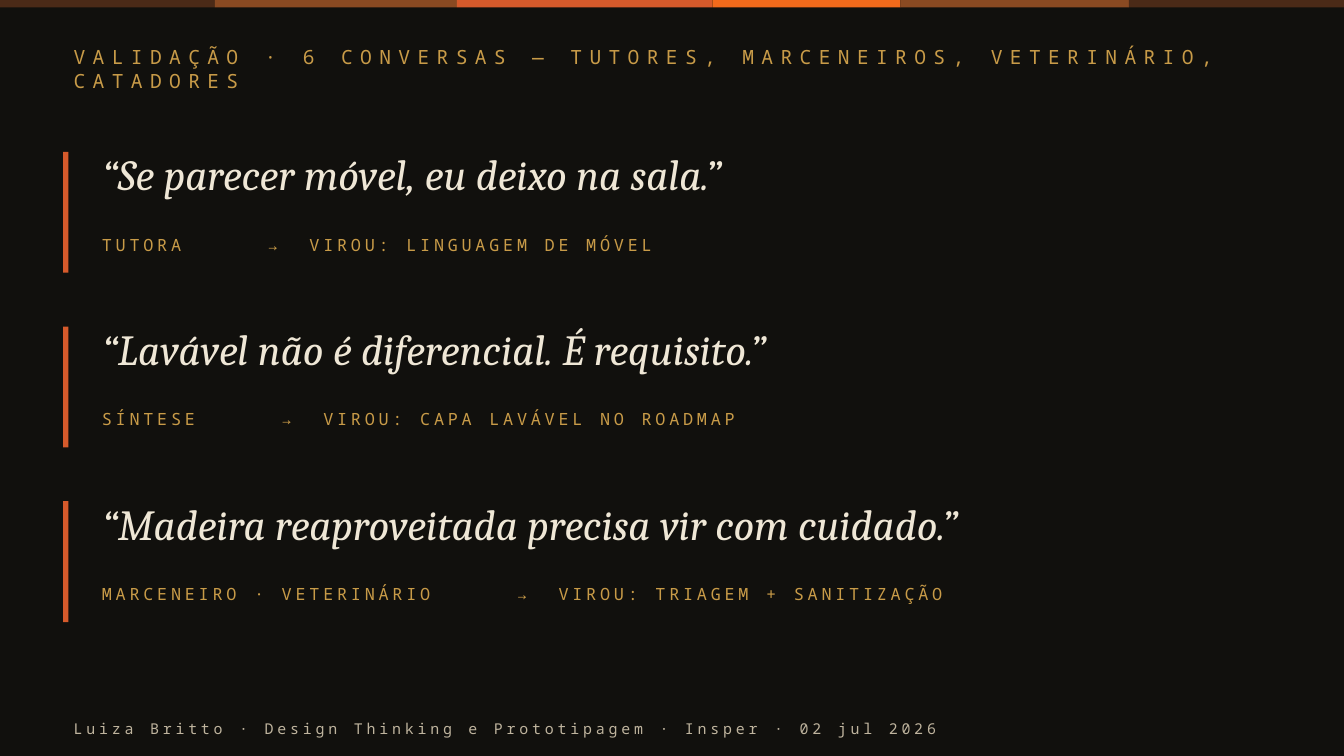
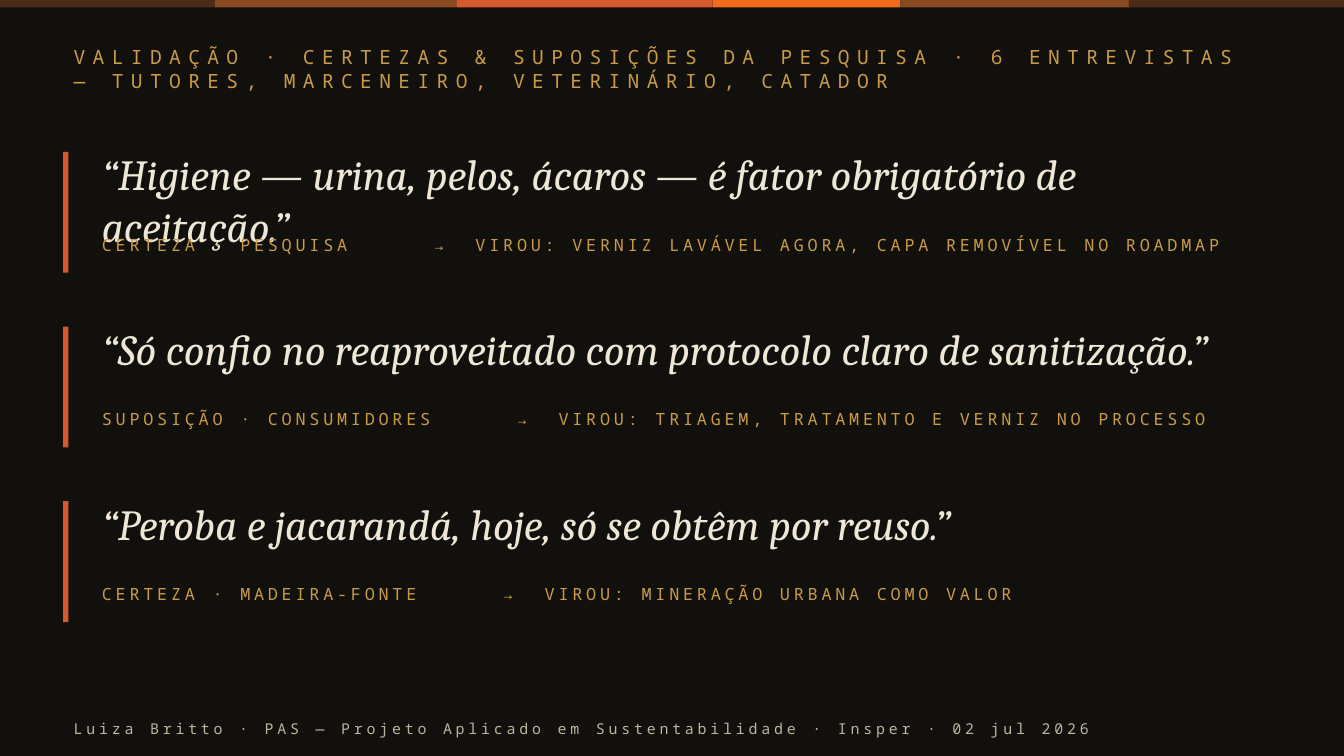
Before and after one commit to lubritto-hub/clipping, a slide deck: slide 4 of entrega/CadeiraBeni_pitch.pptx. Drawn at 1344x756 pixels with LibreOffice and Linux fonts; fonts in the diff are those of the drawing. Boxes give left, top, right and bottom in pixels: in the first picture for what was removed or moved away, otherwise in the second. Text is boxed around its words. In the diff, an @@ line names an element or a change of style, - is before the commit and + after.

```diff
--- a/entrega/CadeiraBeni_pitch.pptx
+++ b/entrega/CadeiraBeni_pitch.pptx
@@ text at box(74, 46, 1232, 71): text changed @@
-VALIDAÇÃO · 6 CONVERSAS — TUTORES, MARCENEIROS, VETERINÁRIO, CATADORES
+VALIDAÇÃO · CERTEZAS & SUPOSIÇÕES DA PESQUISA · 6 ENTREVISTAS — TUTORES, MARCENEIRO, VETERINÁRIO, CATADOR
@@ text at box(102, 160, 1077, 252): text changed @@
-“Se parecer móvel, eu deixo na sala.”
+“Higiene — urina, pelos, ácaros — é fator obrigatório de aceitação.”
@@ text at box(102, 235, 1219, 254): text changed @@
-TUTORA → VIROU: LINGUAGEM DE MÓVEL
+CERTEZA · PESQUISA → VIROU: VERNIZ LAVÁVEL AGORA, CAPA REMOVÍVEL NO ROADMAP
@@ text at box(102, 335, 1208, 375): text changed @@
-“Lavável não é diferencial. É requisito.”
+“Só confio no reaproveitado com protocolo claro de sanitização.”
@@ text at box(102, 410, 1205, 429): text changed @@
-SÍNTESE → VIROU: CAPA LAVÁVEL NO ROADMAP
+SUPOSIÇÃO · CONSUMIDORES → VIROU: TRIAGEM, TRATAMENTO E VERNIZ NO PROCESSO
@@ text at box(102, 510, 951, 550): text changed @@
-“Madeira reaproveitada precisa vir com cuidado.”
+“Peroba e jacarandá, hoje, só se obtêm por reuso.”
@@ text at box(102, 585, 1011, 604): text changed @@
-MARCENEIRO · VETERINÁRIO → VIROU: TRIAGEM + SANITIZAÇÃO
+CERTEZA · MADEIRA-FONTE → VIROU: MINERAÇÃO URBANA COMO VALOR
@@ text at box(74, 722, 1089, 738): text changed @@
-Luiza Britto · Design Thinking e Prototipagem · Insper · 02 jul 2026
+Luiza Britto · PAS — Projeto Aplicado em Sustentabilidade · Insper · 02 jul 2026
```
Also in this commit, not shown: 11 other slides changed, 5 other files.
